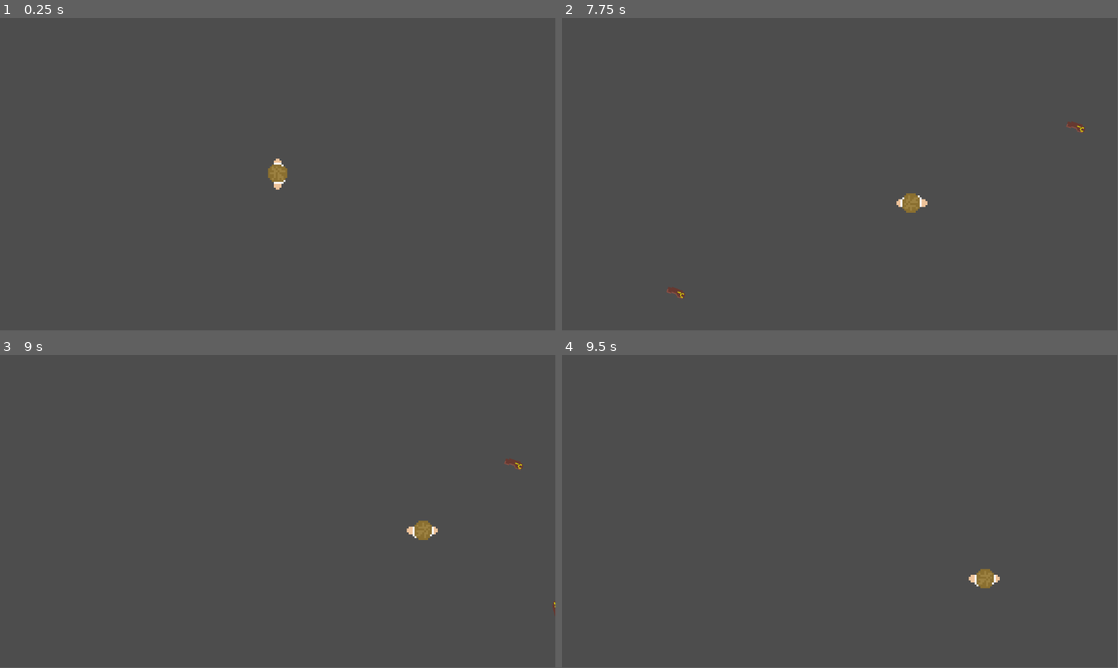
Above: before the commit, frames 1-4 (two rows, left to right).
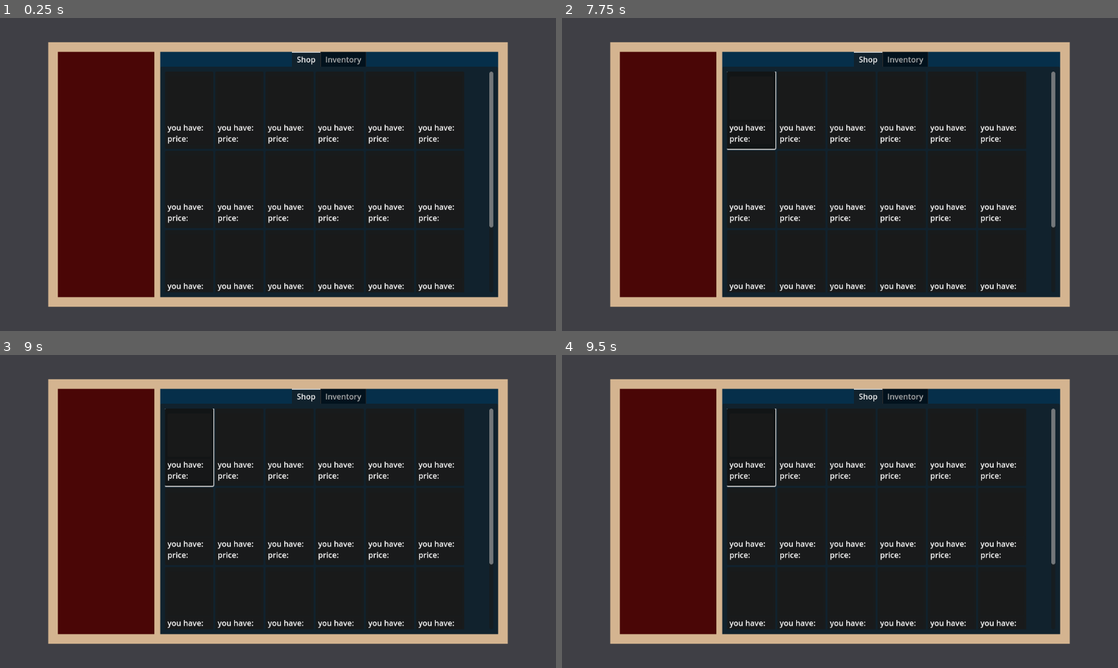
Above: after the commit, the same moments.

Repository: shap-po/attraction
Game: Godot game, scene res://scenes/shop/shop.tscn
The game is run twice, just before and just after one commit, with the same random seed, the same clock (stepped at 60 frames per second) and the same inputs. Before the commit the project starts from res://scenes/main.tscn.
Inputs (mouse positions are in pixels of both pictures, inside the frame that each line leads up to):
- Up to frame 1 (0.25 s): no input
- Up to frame 2 (7.75 s): click (751, 108) at 0.52 s; tap Enter at 1.25 s; hold D (right) 1.28-2.03 s; hold Space (space) 1.28-2.03 s; hold S (down) 2.03-2.78 s; tap Space (space) every 1.5 s from 2.1 to 6.6 s; hold D (right) 2.78-3.53 s; hold Space (space) 2.78-3.53 s; hold W (up) 3.53-4.28 s; hold Space (space) 4.28-5.03 s; hold A (left) 4.28-5.78 s; hold S (down) 5.78-6.53 s; hold Space (space) 5.78-6.53 s; hold D (right) 6.53-7.28 s; hold W (up) from 7.28 s (still down); hold Space (space) from 7.28 s (still down)
- Up to frame 3 (9 s): release W (up) at 8.03 s; release Space (space) at 8.03 s; hold D (right) 8.03-8.78 s; tap Space (space) at 8.1 s; hold S (down) from 8.78 s (still down); hold Space (space) from 8.78 s (still down)
- Up to frame 4 (9.5 s): keep holding S (down); keep holding Space (space)
In our replay, the window is 799x449 before the commit and 800x450 after it. These sizes can differ from the game's own. Grey fills any space a smaller window leaves; there, only what the larger window draws over its background counts as a difference.

The runs differ from the first frame. In frame 1, 69% of the frame differs, in the area x 8-92%, y 7-93%; in frame 2, 69%; in frame 3, 69%, in the area x 8-100%, y 7-93%; in frame 4, 69%.

Commit message:
Added basic shop UI
+shop
+itemTile (a tile of item for shop display)
+menu UI tiles (not used)
+resolution lock

Diff:
--- a/project.godot
+++ b/project.godot
@@ -11,9 +11,14 @@
 [application]
 
 config/name="Attraction"
-run/main_scene="uid://01mbau86j0cn"
+run/main_scene="uid://dawbq3k8145p2"
 config/features=PackedStringArray("4.4", "Forward Plus")
 config/icon="res://icon.svg"
+
+[display]
+
+window/stretch/mode="viewport"
+window/stretch/aspect="expand"
 
 [input]
 
--- /dev/null
+++ b/scenes/shop/itemTile.tscn
@@ -0,0 +1,47 @@
+[gd_scene format=3 uid="uid://b7i01y1k4ilen"]
+
+[node name="PanelContainer" type="PanelContainer"]
+custom_minimum_size = Vector2(100, 160)
+offset_right = 50.0
+offset_bottom = 80.0
+
+[node name="MarginContainer" type="MarginContainer" parent="."]
+layout_mode = 2
+theme_override_constants/margin_left = 5
+theme_override_constants/margin_top = 5
+theme_override_constants/margin_right = 5
+theme_override_constants/margin_bottom = 5
+
+[node name="VBoxContainer" type="VBoxContainer" parent="MarginContainer"]
+layout_mode = 2
+alignment = 1
+
+[node name="imageBox" type="PanelContainer" parent="MarginContainer/VBoxContainer"]
+custom_minimum_size = Vector2(0, 90)
+layout_mode = 2
+
+[node name="PanelContainer" type="PanelContainer" parent="MarginContainer/VBoxContainer/imageBox"]
+layout_mode = 2
+
+[node name="TextureRect" type="TextureRect" parent="MarginContainer/VBoxContainer/imageBox/PanelContainer"]
+layout_mode = 2
+
+[node name="infoBox" type="PanelContainer" parent="MarginContainer/VBoxContainer"]
+layout_mode = 2
+
+[node name="RichTextLabel" type="RichTextLabel" parent="MarginContainer/VBoxContainer/infoBox"]
+layout_mode = 2
+text = "you have:
+price:"
+fit_content = true
+
+[node name="Label" type="Label" parent="MarginContainer/VBoxContainer/infoBox"]
+visible = false
+layout_mode = 2
+text = "you have:
+price:"
+vertical_alignment = 1
+
+[node name="Button" type="Button" parent="."]
+show_behind_parent = true
+layout_mode = 2
--- /dev/null
+++ b/scenes/shop/shop.tscn
@@ -0,0 +1,213 @@
+[gd_scene load_steps=2 format=3 uid="uid://dawbq3k8145p2"]
+
+[ext_resource type="PackedScene" uid="uid://b7i01y1k4ilen" path="res://scenes/shop/itemTile.tscn" id="1_100s2"]
+
+[node name="shop" type="Control"]
+layout_mode = 3
+anchors_preset = 15
+anchor_right = 1.0
+anchor_bottom = 1.0
+grow_horizontal = 2
+grow_vertical = 2
+
+[node name="background" type="ColorRect" parent="."]
+layout_mode = 1
+anchors_preset = 15
+anchor_right = 1.0
+anchor_bottom = 1.0
+grow_horizontal = 2
+grow_vertical = 2
+color = Color(0.0432, 0.0509867, 0.16, 0.211765)
+
+[node name="MarginContainer" type="MarginContainer" parent="."]
+layout_mode = 1
+anchors_preset = 15
+anchor_right = 1.0
+anchor_bottom = 1.0
+grow_horizontal = 2
+grow_vertical = 2
+theme_override_constants/margin_left = 100
+theme_override_constants/margin_top = 50
+theme_override_constants/margin_right = 100
+theme_override_constants/margin_bottom = 50
+
+[node name="shopBackground" type="ColorRect" parent="MarginContainer"]
+layout_mode = 2
+color = Color(0.83, 0.706053, 0.5644, 1)
+
+[node name="MarginContainer" type="MarginContainer" parent="MarginContainer"]
+layout_mode = 2
+theme_override_constants/margin_left = 20
+theme_override_constants/margin_top = 20
+theme_override_constants/margin_right = 20
+theme_override_constants/margin_bottom = 20
+
+[node name="HSplitContainer" type="HSplitContainer" parent="MarginContainer/MarginContainer"]
+layout_mode = 2
+split_offset = 200
+drag_area_highlight_in_editor = true
+
+[node name="info" type="PanelContainer" parent="MarginContainer/MarginContainer/HSplitContainer"]
+layout_mode = 2
+
+[node name="ColorRect" type="ColorRect" parent="MarginContainer/MarginContainer/HSplitContainer/info"]
+layout_mode = 2
+color = Color(0.29, 0.0232, 0.0232, 1)
+
+[node name="VBoxContainer" type="VBoxContainer" parent="MarginContainer/MarginContainer/HSplitContainer/info"]
+layout_mode = 2
+
+[node name="items" type="PanelContainer" parent="MarginContainer/MarginContainer/HSplitContainer"]
+layout_mode = 2
+
+[node name="ColorRect2" type="ColorRect" parent="MarginContainer/MarginContainer/HSplitContainer/items"]
+layout_mode = 2
+color = Color(0.0232, 0.18328, 0.29, 1)
+
+[node name="TabContainer" type="TabContainer" parent="MarginContainer/MarginContainer/HSplitContainer/items"]
+layout_mode = 2
+tab_alignment = 1
+current_tab = 0
+
+[node name="Shop" type="MarginContainer" parent="MarginContainer/MarginContainer/HSplitContainer/items/TabContainer"]
+layout_mode = 2
+metadata/_tab_index = 0
+
+[node name="MarginContainer" type="MarginContainer" parent="MarginContainer/MarginContainer/HSplitContainer/items/TabContainer/Shop"]
+layout_mode = 2
+theme_override_constants/margin_left = 10
+theme_override_constants/margin_top = 10
+theme_override_constants/margin_right = 10
+theme_override_constants/margin_bottom = 10
+
+[node name="ScrollContainer" type="ScrollContainer" parent="MarginContainer/MarginContainer/HSplitContainer/items/TabContainer/Shop/MarginContainer"]
+layout_mode = 2
+
+[node name="GridContainer" type="GridContainer" parent="MarginContainer/MarginContainer/HSplitContainer/items/TabContainer/Shop/MarginContainer/ScrollContainer"]
+layout_mode = 2
+columns = 6
+
+[node name="itemTile" parent="MarginContainer/MarginContainer/HSplitContainer/items/TabContainer/Shop/MarginContainer/ScrollContainer/GridContainer" instance=ExtResource("1_100s2")]
+layout_mode = 2
+size_flags_horizontal = 3
+size_flags_vertical = 3
+
+[node name="itemTile2" parent="MarginContainer/MarginContainer/HSplitContainer/items/TabContainer/Shop/MarginContainer/ScrollContainer/GridContainer" instance=ExtResource("1_100s2")]
+layout_mode = 2
+size_flags_horizontal = 3
+size_flags_vertical = 3
+
+[node name="itemTile3" parent="MarginContainer/MarginContainer/HSplitContainer/items/TabContainer/Shop/MarginContainer/ScrollContainer/GridContainer" instance=ExtResource("1_100s2")]
+layout_mode = 2
+size_flags_horizontal = 3
+size_flags_vertical = 3
+
+[node name="itemTile4" parent="MarginContainer/MarginContainer/HSplitContainer/items/TabContainer/Shop/MarginContainer/ScrollContainer/GridContainer" instance=ExtResource("1_100s2")]
+layout_mode = 2
+size_flags_horizontal = 3
+size_flags_vertical = 3
+
+[node name="itemTile5" parent="MarginContainer/MarginContainer/HSplitContainer/items/TabContainer/Shop/MarginContainer/ScrollContainer/GridContainer" instance=ExtResource("1_100s2")]
+layout_mode = 2
+size_flags_horizontal = 3
+size_flags_vertical = 3
+
+[node name="itemTile6" parent="MarginContainer/MarginContainer/HSplitContainer/items/TabContainer/Shop/MarginContainer/ScrollContainer/GridContainer" instance=ExtResource("1_100s2")]
+layout_mode = 2
+size_flags_horizontal = 3
+size_flags_vertical = 3
+
+[node name="itemTile7" parent="MarginContainer/MarginContainer/HSplitContainer/items/TabContainer/Shop/MarginContainer/ScrollContainer/GridContainer" instance=ExtResource("1_100s2")]
+layout_mode = 2
+size_flags_horizontal = 3
+size_flags_vertical = 3
+
+[node name="itemTile8" parent="MarginContainer/MarginContainer/HSplitContainer/items/TabContainer/Shop/MarginContainer/ScrollContainer/GridContainer" instance=ExtResource("1_100s2")]
+layout_mode = 2
+size_flags_horizontal = 3
+size_flags_vertical = 3
+
+[node name="itemTile9" parent="MarginContainer/MarginContainer/HSplitContainer/items/TabContainer/Shop/MarginContainer/ScrollContainer/GridContainer" instance=ExtResource("1_100s2")]
+layout_mode = 2
+size_flags_horizontal = 3
+size_flags_vertical = 3
+
+[node name="itemTile10" parent="MarginContainer/MarginContainer/HSplitContainer/items/TabContainer/Shop/MarginContainer/ScrollContainer/GridContainer" instance=ExtResource("1_100s2")]
+layout_mode = 2
+size_flags_horizontal = 3
+size_flags_vertical = 3
+
+[node name="itemTile11" parent="MarginContainer/MarginContainer/HSplitContainer/items/TabContainer/Shop/MarginContainer/ScrollContainer/GridContainer" instance=ExtResource("1_100s2")]
+layout_mode = 2
+size_flags_horizontal = 3
+size_flags_vertical = 3
+
+[node name="itemTile12" parent="MarginContainer/MarginContainer/HSplitContainer/items/TabContainer/Shop/MarginContainer/ScrollContainer/GridContainer" instance=ExtResource("1_100s2")]
+layout_mode = 2
+size_flags_horizontal = 3
+size_flags_vertical = 3
+
+[node name="itemTile13" parent="MarginContainer/MarginContainer/HSplitContainer/items/TabContainer/Shop/MarginContainer/ScrollContainer/GridContainer" instance=ExtResource("1_100s2")]
+layout_mode = 2
+size_flags_horizontal = 3
+size_flags_vertical = 3
+
+[node name="itemTile14" parent="MarginContainer/MarginContainer/HSplitContainer/items/TabContainer/Shop/MarginContainer/ScrollContainer/GridContainer" instance=ExtResource("1_100s2")]
+layout_mode = 2
+size_flags_horizontal = 3
+size_flags_vertical = 3
+
+[node name="itemTile15" parent="MarginContainer/MarginContainer/HSplitContainer/items/TabContainer/Shop/MarginContainer/ScrollContainer/GridContainer" instance=ExtResource("1_100s2")]
+layout_mode = 2
+size_flags_horizontal = 3
+size_flags_vertical = 3
+
+[node name="itemTile16" parent="MarginContainer/MarginContainer/HSplitContainer/items/TabContainer/Shop/MarginContainer/ScrollContainer/GridContainer" instance=ExtResource("1_100s2")]
+layout_mode = 2
+size_flags_horizontal = 3
+size_flags_vertical = 3
+
+[node name="itemTile17" parent="MarginContainer/MarginContainer/HSplitContainer/items/TabContainer/Shop/MarginContainer/ScrollContainer/GridContainer" instance=ExtResource("1_100s2")]
+layout_mode = 2
+size_flags_horizontal = 3
+size_flags_vertical = 3
+
+[node name="itemTile18" parent="MarginContainer/MarginContainer/HSplitContainer/items/TabContainer/Shop/MarginContainer/ScrollContainer/GridContainer" instance=ExtResource("1_100s2")]
+layout_mode = 2
+size_flags_horizontal = 3
+size_flags_vertical = 3
+
+[node name="itemTile19" parent="MarginContainer/MarginContainer/HSplitContainer/items/TabContainer/Shop/MarginContainer/ScrollContainer/GridContainer" instance=ExtResource("1_100s2")]
+layout_mode = 2
+size_flags_horizontal = 3
+size_flags_vertical = 3
+
+[node name="itemTile20" parent="MarginContainer/MarginContainer/HSplitContainer/items/TabContainer/Shop/MarginContainer/ScrollContainer/GridContainer" instance=ExtResource("1_100s2")]
+layout_mode = 2
+size_flags_horizontal = 3
+size_flags_vertical = 3
+
+[node name="itemTile21" parent="MarginContainer/MarginContainer/HSplitContainer/items/TabContainer/Shop/MarginContainer/ScrollContainer/GridContainer" instance=ExtResource("1_100s2")]
+layout_mode = 2
+size_flags_horizontal = 3
+size_flags_vertical = 3
+
+[node name="itemTile22" parent="MarginContainer/MarginContainer/HSplitContainer/items/TabContainer/Shop/MarginContainer/ScrollContainer/GridContainer" instance=ExtResource("1_100s2")]
+layout_mode = 2
+size_flags_horizontal = 3
+size_flags_vertical = 3
+
+[node name="itemTile23" parent="MarginContainer/MarginContainer/HSplitContainer/items/TabContainer/Shop/MarginContainer/ScrollContainer/GridContainer" instance=ExtResource("1_100s2")]
+layout_mode = 2
+size_flags_horizontal = 3
+size_flags_vertical = 3
+
+[node name="itemTile24" parent="MarginContainer/MarginContainer/HSplitContainer/items/TabContainer/Shop/MarginContainer/ScrollContainer/GridContainer" instance=ExtResource("1_100s2")]
+layout_mode = 2
+size_flags_horizontal = 3
+size_flags_vertical = 3
+
+[node name="Inventory" type="MarginContainer" parent="MarginContainer/MarginContainer/HSplitContainer/items/TabContainer"]
+visible = false
+layout_mode = 2
+metadata/_tab_index = 1
Binary file added: assets/textures/shop/UI Building Blocks.png
Not shown, added: assets/textures/shop/UI Building Blocks.png.import
